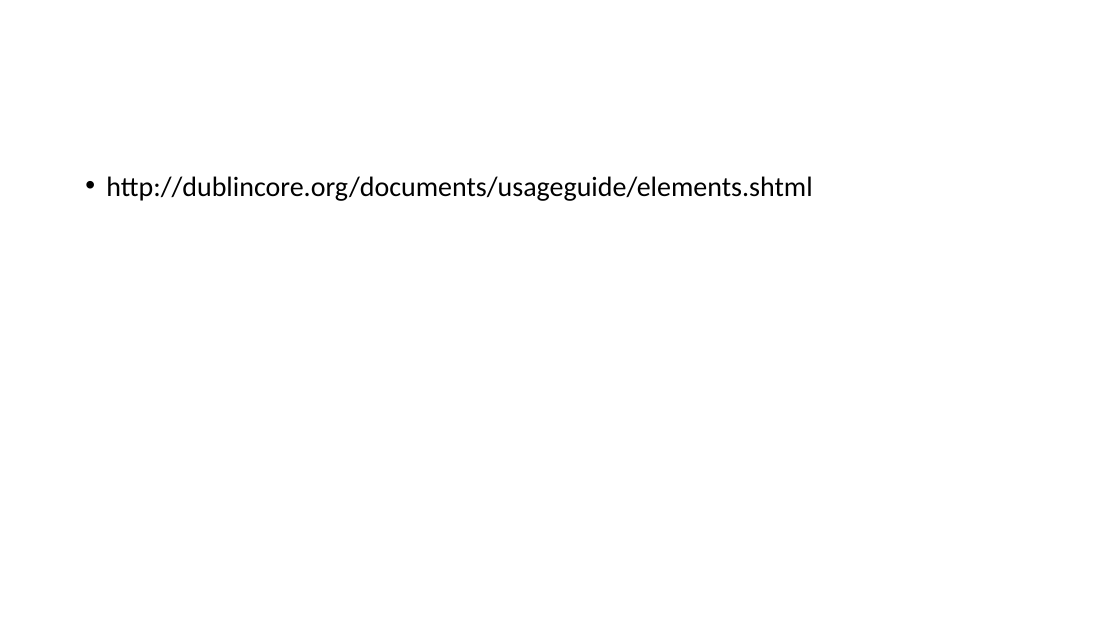
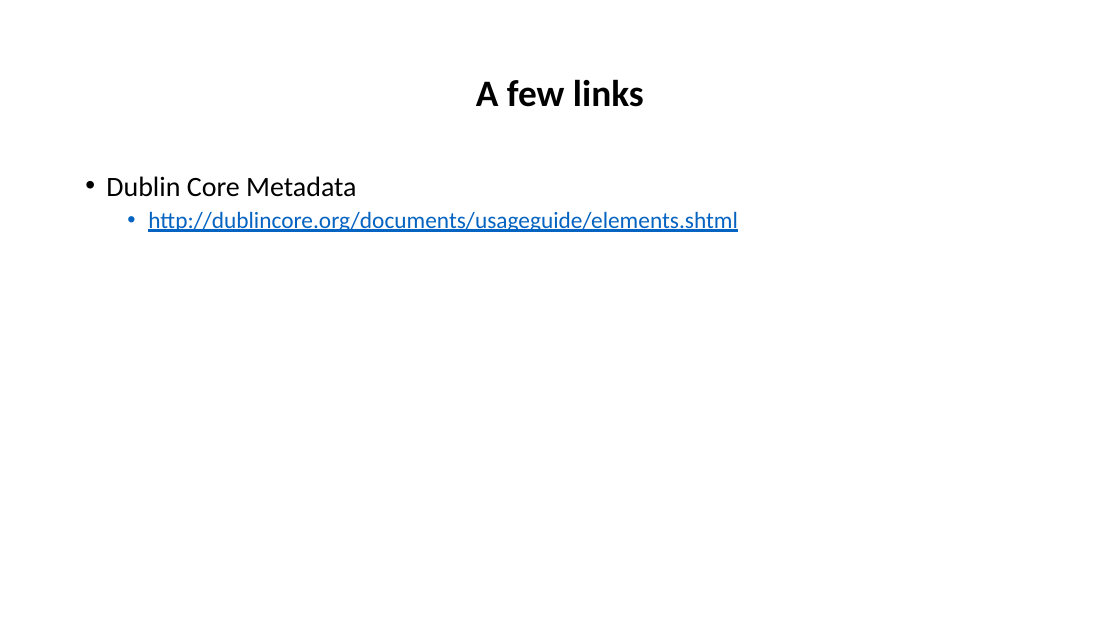
Before and after one commit to tibbben/teaching.data.literacy, a slide deck: slide 16 of UM_DataManagementClass/Lessons/03/03_secondMeeting.pptx (slide 15 before the commit). Drawn at 1120x630 pixels with LibreOffice and Linux fonts; fonts in the diff are those of the drawing. Boxes give left, top, right and bottom in pixels: in the first picture for what was removed or moved away, otherwise in the second. Text is boxed around its words. In the diff, an @@ line names an element or a change of style, - is before the commit and + after.

```diff
--- a/UM_DataManagementClass/Lessons/03/03_secondMeeting.pptx
+++ b/UM_DataManagementClass/Lessons/03/03_secondMeeting.pptx
@@ title added at (476, 79, 644, 107), 32 pt, text #000000, bold @@
+A few links
@@ text at (106, 176, 357, 197): paragraph added @@
+• Dublin Core Metadata
@@ text at (148, 211, 738, 232): size 24 to 20 pt, text colour #000000 to #0563C1, underline on in "http://dublincore.org/documents/usageguide/elements.shtml"; list level 1 to 2 in "http://dublincore.org/documents/usageguide/elements.shtml" @@
```
Also in this commit, not shown: 5 other slides changed, 3 slides added, 2 other files.
